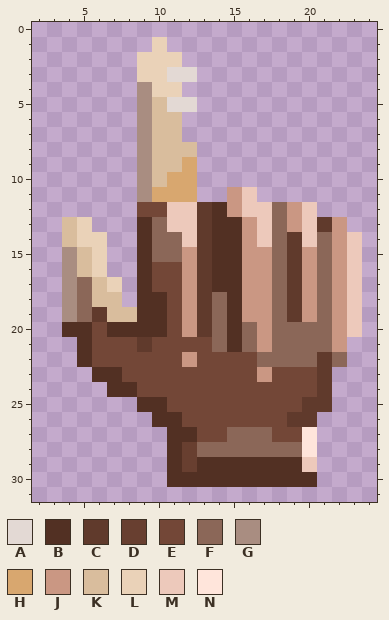
A pixel-art sprite gets an edit: src/assets/pointer_cursor.png. That is the earlier state.
The file is 32x32 pixels. Shown: x 2..24, y 0..31.
Palette (. is transparent): A #e3d9d4  B #523023  C #603a2c  D #683f30  E #734737  F #8b6758  G #a98d81  H #d8a76f  J #ca9783  K #d9bd9d  L #ead2b8  M #edc9bb  N #ffe5db
Pixels before, first column x 4:
 1 ......L.............
 2 .....LLL............
 3 .....LLAA...........
 4 .....GLL............
 5 .....GKAA...........
 6 .....GKK............
 7 .....GKK............
 8 .....GKKK...........
 9 .....GKKH...........
10 .....GKHH...........
11 .....GHHH..JM.......
12 .....EEMMCBJMMFJM...
13 KL...BFMMCBBJMFJMCJ.
14 KLL..BFFMCBBJMFCMFJM
15 GKL..BFFJCBBJJFCJFJM
16 GKL..BEEJCBBJJFCJFJM
17 GFKL.BEEJCBBJJFCJFJM
18 GFKK.BBEJCFBJJFCJFJM
19 GFCKKBBEJCFBJJFCJFJM
20 BBEBBBBEJCFBFJFFFFJM
21 .BEEECEEEEFBFJFFFFJ.
22 .BEEEEEEJEEEEFFFFCF.
23 ..BBEEEEEEEEEJEEEC..
24 ...BBEEEEEEEEEEEEC..
25 .....BBEEEEEEEEECC..
26 ......BBEEEEEEECC...
27 .......BBEEFFFEEN...
28 .......BDFFFFFFFN...
29 .......BDBBBBBBBM...
30 .......BBBBBBBBBB...
After the commit:
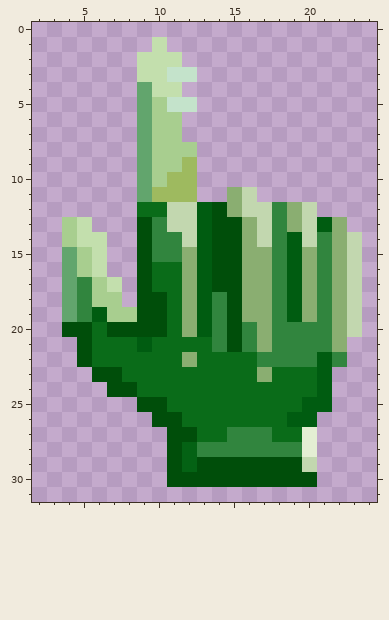
From old to new:
Colour A changes from #e3d9d4 to #c4e3cb.
Colour B changes from #523023 to #004e0a.
Colour C changes from #603a2c to #005c11.
Colour D changes from #683f30 to #046214.
Colour E changes from #734737 to #0a6c19.
Colour F changes from #8b6758 to #31853e.
Colour G changes from #a98d81 to #62a56d.
Colour H changes from #d8a76f to #9eba5f.
Colour J changes from #ca9783 to #8aae71.
Colour K changes from #d9bd9d to #a8ce8f.
Colour L changes from #ead2b8 to #c3dfad.
Colour M changes from #edc9bb to #c2d7af.
Colour N changes from #ffe5db to #e4eed3.
Pixel boxes of the changes (left, top, right, bottom) in both pictures:
changed: (62, 37, 362, 487)
